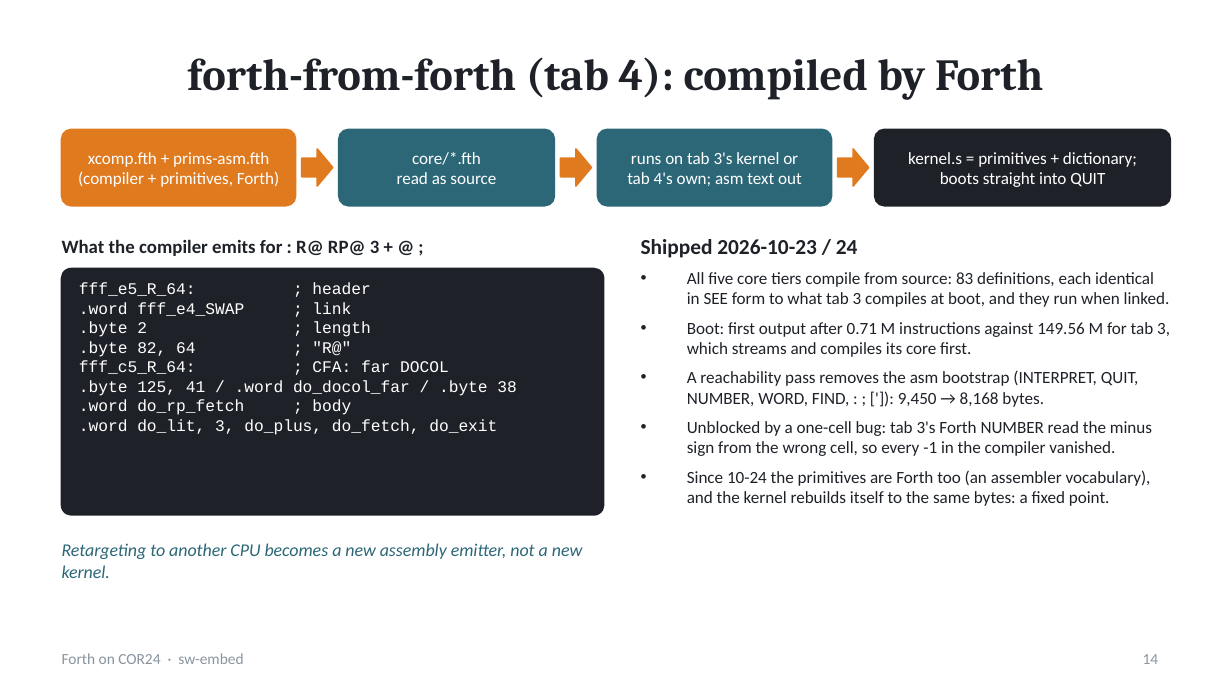
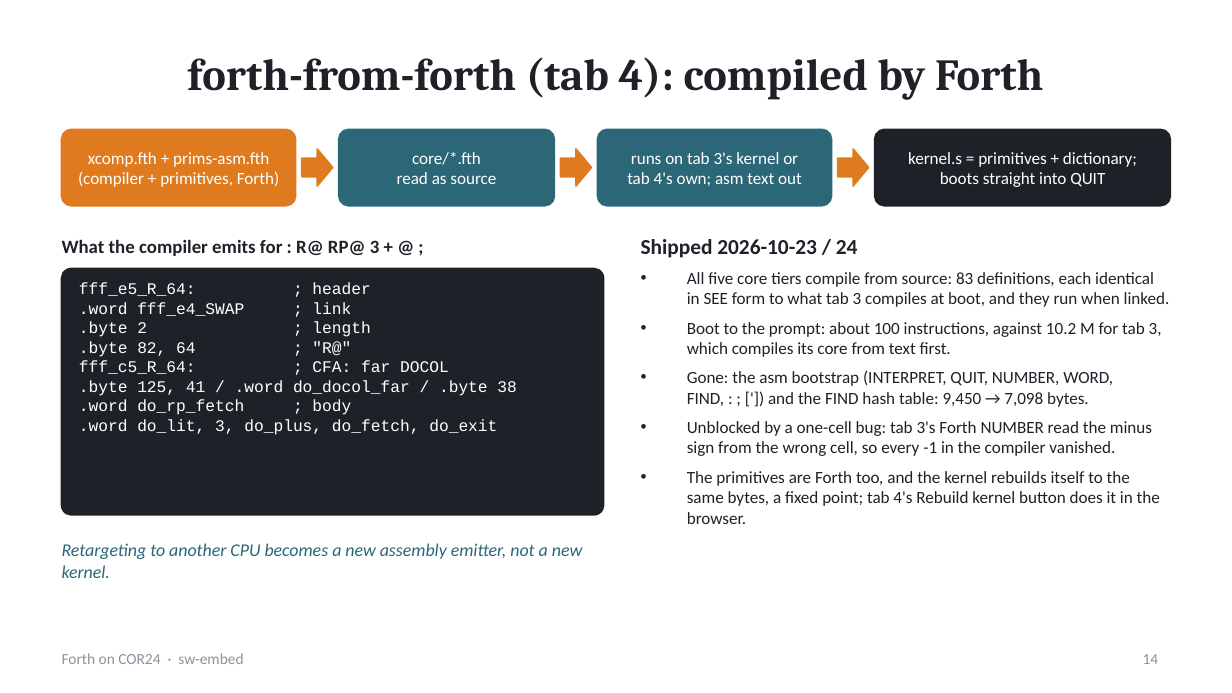
Before and after one commit to sw-embed/sw-cor24-forth, a slide deck: slide 14 of docs/presentation/forth-on-cor24.pptx. Drawn at 1232x693 pixels with LibreOffice and Linux fonts; fonts in the diff are those of the drawing. Boxes give left, top, right and bottom in pixels: in the first picture for what was removed or moved away, otherwise in the second. Text is boxed around its words. In the diff, an @@ line names an element or a change of style, - is before the commit and + after.

```diff
--- a/docs/presentation/forth-on-cor24.pptx
+++ b/docs/presentation/forth-on-cor24.pptx
@@ text at [687, 322, 1162, 407]: text changed @@
-• Boot: first output after 0.71 M instructions against 149.56 M for tab 3, which streams and compiles its core first.
-• A reachability pass removes the asm bootstrap (INTERPRET, QUIT, NUMBER, WORD, FIND, : ; [']): 9,450 → 8,168 bytes.
+• Boot to the prompt: about 100 instructions, against 10.2 M for tab 3, which compiles its core from text first.
+• Gone: the asm bootstrap (INTERPRET, QUIT, NUMBER, WORD, FIND, : ; [']) and the FIND hash table: 9,450 → 7,098 bytes.
@@ text at [687, 471, 1160, 524]: text changed @@
-• Since 10-24 the primitives are Forth too (an assembler vocabulary), and the kernel rebuilds itself to the same bytes: a fixed point.
+• The primitives are Forth too, and the kernel rebuilds itself to the same bytes, a fixed point; tab 4's Rebuild kernel button does it in the browser.
```
Also in this commit, not shown: 3 other slides changed, 7 other files.
